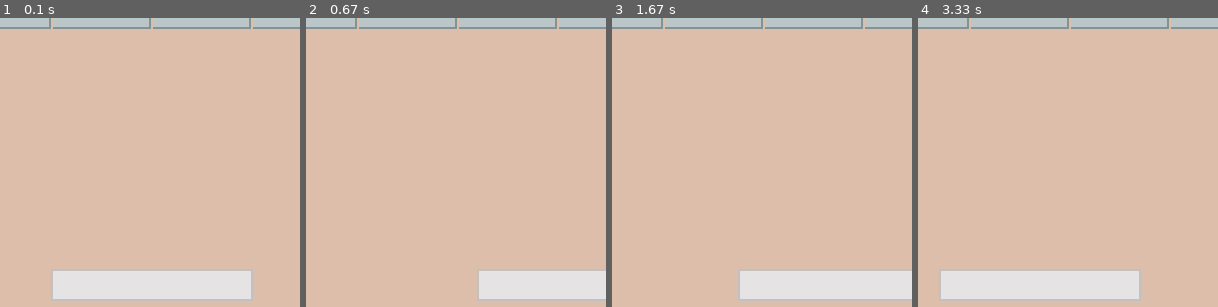
Above: before the commit, frames 1-4 (left to right).
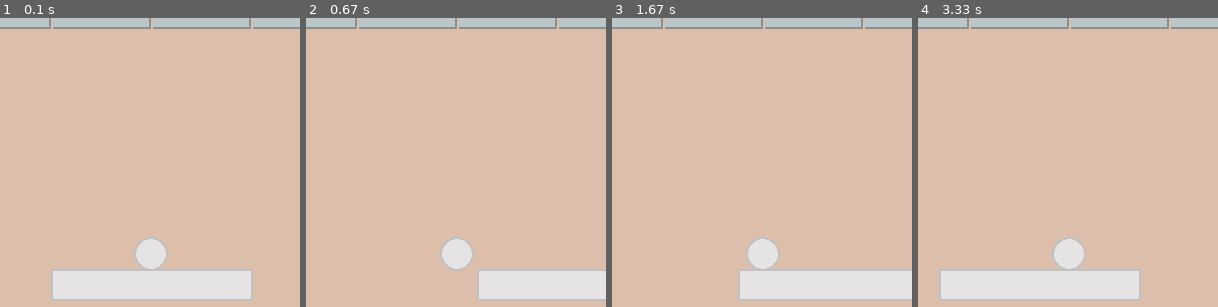
Above: after the commit, the same moments.

Repository: desshac/Arcanoid-Pygame
Game: pygame game, started from main.py
Same seed, same stepped clock (60 frames per second), same inputs: the game is played once before the commit and once after it.
Inputs:
- Up to frame 1 (0.1 s): no input
- Up to frame 2 (0.67 s): hold Right from 0.33 s (still down)
- Up to frame 3 (1.67 s): release Right at 0.8 s; hold Left from 1.33 s (still down)
- Up to frame 4 (3.33 s): release Left at 1.87 s; hold Left 1.9-2.3 s; hold Right 2.33-2.97 s; hold Left from 3 s (still down)
The pictures show only the part of the screen within x 25-75%, y 50-100%; the shares and areas given below are measured in that part.

The runs differ from the first frame. In frame 1, 1.0% of the frame differs, in the area x 44-56%, y 75-87%; in frame 2, 1.0%, in the area x 44-56%, y 75-88%; in frame 3, 1.0%; in frame 4, 1.0%.

Commit message:
create ball

Diff:
--- a/main.py
+++ b/main.py
@@ -14,6 +14,7 @@
 block_green = ("#5BA199")
 block_blue = ("#469597")
 platform_color = ("#E5E3E4")
+ball_color = (0, 0, 0)
 # shadow color
 red_shadow = ("#839295")
 green_shadow = ("#4A847E")
@@ -69,10 +70,10 @@
     def __init__(self):
         self.pl_width = 200
         self.pl_height = 30
-        pl_x = screen_width // 2 - self.pl_width // 2
-        pl_y = screen_height - 60
-        self.platform = pygame.Rect(pl_x + 2, pl_y + 2, self.pl_width - 2, self.pl_height - 2)
-        self.shadow = pygame.Rect(pl_x, pl_y, self.pl_width + 2, self.pl_height + 2)
+        self.pl_x = screen_width // 2 - self.pl_width // 2
+        self.pl_y = screen_height - 60
+        self.platform = pygame.Rect(self.pl_x + 2, self.pl_y + 2, self.pl_width - 2, self.pl_height - 2)
+        self.shadow = pygame.Rect(self.pl_x, self.pl_y, self.pl_width + 2, self.pl_height + 2)
         self.speed = 15
 
     def draw_platform(self):
@@ -89,28 +90,42 @@
             self.shadow = self.shadow.move(-self.speed, 0)
 
 
+class ball:
+    def __init__(self, x, y):
+        self.ball_radius = 15
+        self.x = x - self.ball_radius
+        self.y = y
+        self.rect = pygame.Rect(self.x, self.y, self.ball_radius * 2, self.ball_radius * 2)
+        self.speed_x = 4
+        self.speed_y = -4
+
+    def draw_ball(self):
+        pygame.draw.circle(screen, platform_shadow, (self.rect.x + self.ball_radius, self.rect.y + self.ball_radius),
+                           self.ball_radius + 2)
+        pygame.draw.circle(screen, platform_color, (self.rect.x + self.ball_radius, self.rect.y + self.ball_radius),
+                           self.ball_radius)
+
 
 wall = wall()
 wall.create_wall()
 
 platform = platform()
 
+ball = ball(platform.pl_x + (platform.pl_width // 2), platform.pl_y - platform.pl_height)
+
 FPS = 30
 clock = pygame.time.Clock()
 
+ball_running = False
 run = True
 while run:
     screen.fill(bg)
     wall.draw_wall()
     platform.draw_platform()
+    ball.draw_ball()
     for event in pygame.event.get():
         if event.type == pygame.QUIT:
             run = False
-        '''if event.type == pygame.KEYDOWN:
-            if event.key == pygame.K_RIGHT:
-                platform.update_platform('right')
-            if event.key == pygame.K_LEFT:
-                platform.update_platform('left')'''
     platform.update_platform()
     clock.tick(FPS)
     pygame.display.update()
